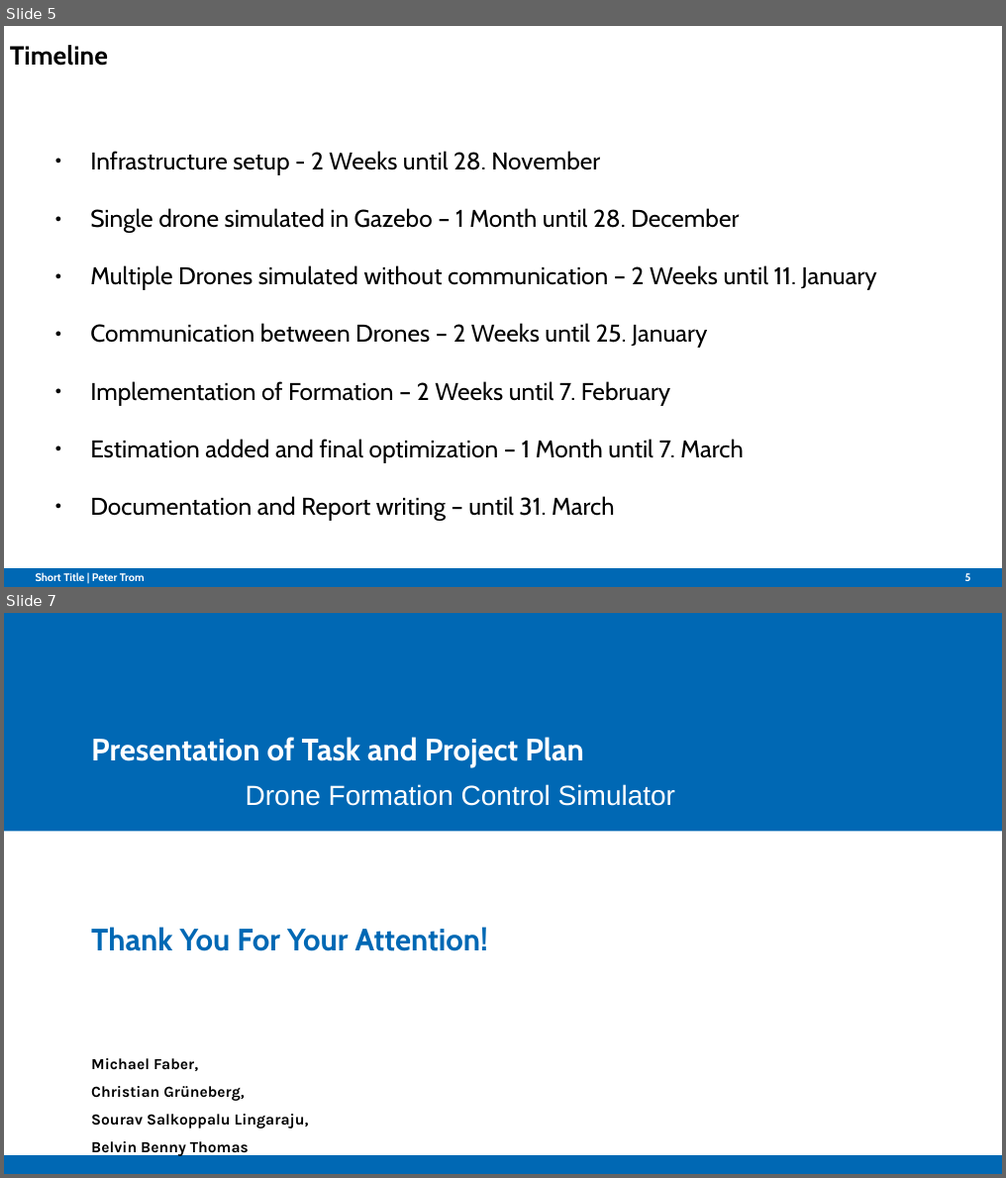
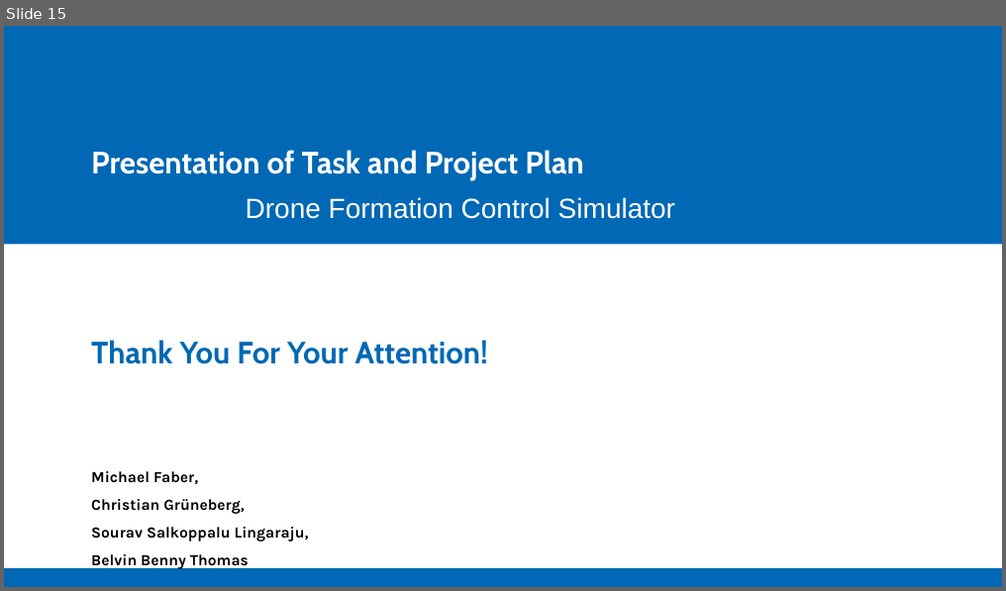
Before and after one commit to Belvin7/Drone_Project_personal-, a slide deck: AMS_Intermediate_Presentation.odp. Shown one above the other, each under a label of ours: slides 5 and 7 before the commit, slide 15 after it; the slides between them are not shown. The pictures are 1006x1178 and 1006x591 pixels, drawn with LibreOffice and Linux fonts; fonts in the diff are those of the drawing; background and template pictures are left out. Boxes give left, top, right and bottom in pixels: in the first picture for what was removed or moved away, otherwise in the second. Text is boxed around its words. In the diff, an @@ line names an element or a change of style, - is before the commit and + after.

```diff
--- a/AMS_Intermediate_Presentation.odp
+++ b/AMS_Intermediate_Presentation.odp
@@ slide 5 removed at (4, 26, 1002, 587), background #FFFFFF; not listed: 1 template element that a slide beside it also shows @@
@@ title removed at (10, 45, 108, 66) @@
-Timeline
@@ text removed at (90, 151, 877, 521) @@
-● Infrastructure setup - 2 Weeks until 28. November
-● Single drone simulated in Gazebo – 1 Month until 28. December
-● Multiple Drones simulated without communication – 2 Weeks until 11. January
-● Communication between Drones – 2 Weeks until 25. January
-● Implementation of Formation – 2 Weeks until 7. February
-● Estimation added and final optimization – 1 Month until 7. March
-● Documentation and Report writing – until 31. March
@@ text removed at (36, 572, 145, 581) @@
-Short Title | Peter Trom
@@ page number removed at (965, 573, 971, 581) @@
-5
@@ what was slide 7 is now slide 15 @@
```
Also in this commit, not shown: 2 slides changed, 12 slides added, 3 other slides removed.
